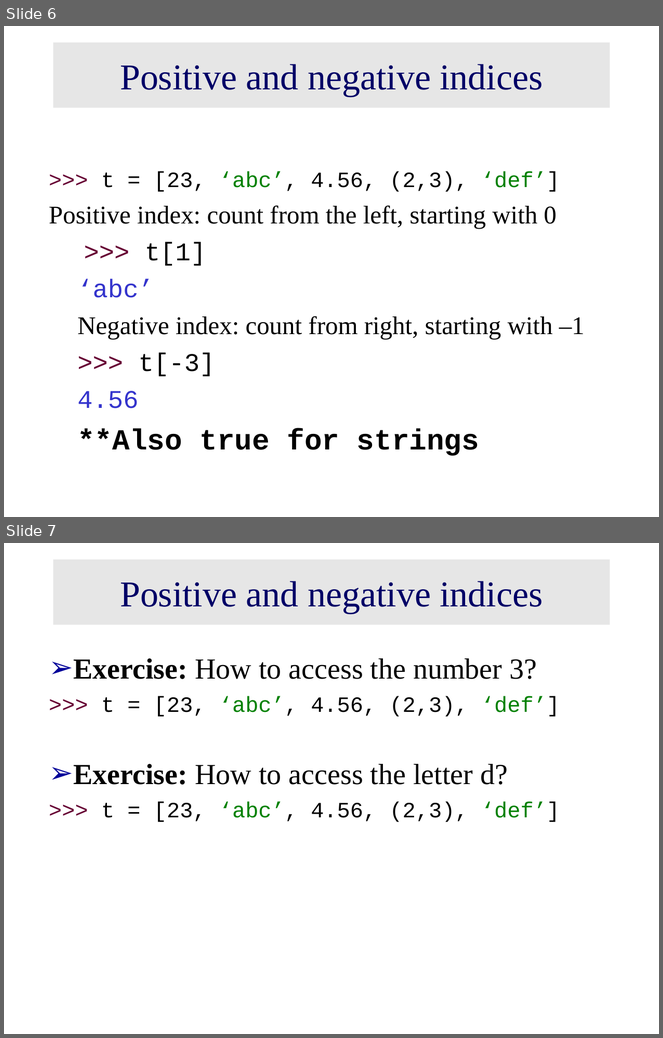
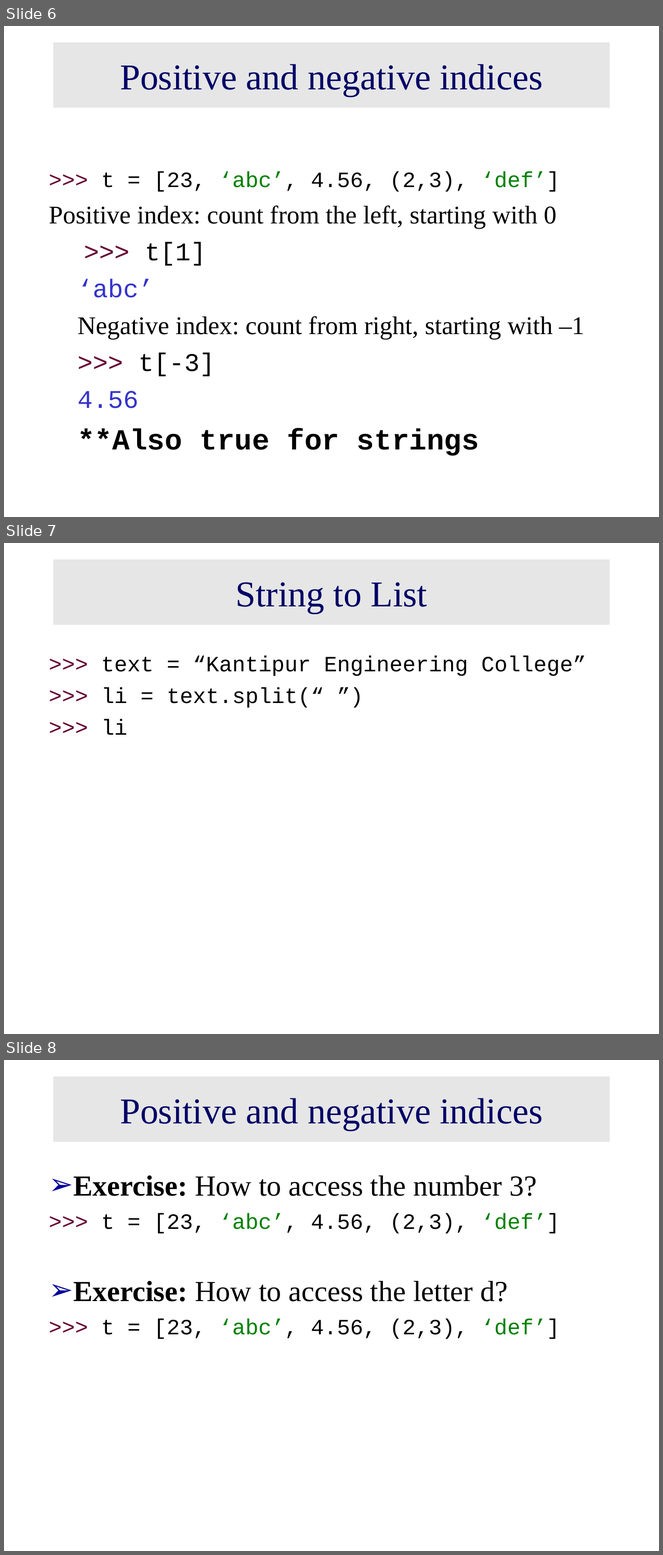
Before and after one commit to raaes0123/Python-training-resource, a slide deck: Python Day 2.ppt. Shown one above the other, each under a label of ours: slides 6 and 7 before the commit, slides 6, 7 and 8 after it. The pictures are 663x1038 and 663x1555 pixels, drawn with LibreOffice and Linux fonts; fonts in the diff are those of the drawing. Boxes give left, top, right and bottom in pixels: in the first picture for what was removed or moved away, otherwise in the second. Text is boxed around its words. In the diff, an @@ line names an element or a change of style, - is before the commit and + after.

```diff
--- a/Python Day 2.ppt
+++ b/Python Day 2.ppt
@@ slide 7 added at (4,543,659,1034), background #FFFFFF @@
@@ title added at (53,560,610,625), fill #E6E6E6, 40 pt, text #000066 @@
+String to List
@@ text added at (101,656,586,735), 24 pt, text #000000 @@
+>>> text = “Kantipur Engineering College”
+>>> li = text.split(“ ”)
+>>> li
@@ what was slide 7 is now slide 8 @@
```
Also in this commit, not shown: 5 slides changed, 6 other slides added, 2 slides removed, 1 other file.
